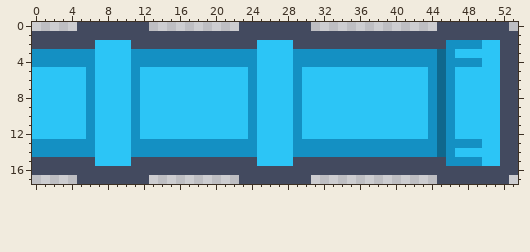
Pixel-art sprite, stored at ArcadeGameTemplate/Assets.xcassets/Group 2.imageset/Group 2.png. The picture above is the old version.
The file is 54x18 pixels.
After the commit:
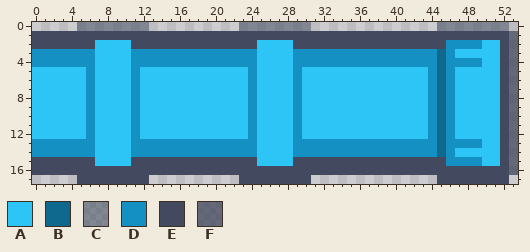
Palette (. is transparent): A #2cc5f6  B #0f688d  C #434b5f8c  D #1490c3  E #434a5f  F #444a5fc4
What changed:
{"y":0,"x":5,"old":"EEEEEEEE","new":"CCCCCCCC"}
{"y":0,"x":23,"old":"EEEEEEEE","new":"CCCCCCCC"}
{"y":0,"x":45,"old":"EEEEEEEE","new":"CCCCCCCC"}
{"y":1,"x":53,"old":"E","new":"F"}
{"y":2,"x":53,"old":"E","new":"F"}
{"y":3,"x":53,"old":"E","new":"F"}
{"y":4,"x":53,"old":"E","new":"F"}
{"y":5,"x":53,"old":"E","new":"F"}
{"y":6,"x":53,"old":"E","new":"F"}
{"y":7,"x":53,"old":"E","new":"F"}
{"y":8,"x":53,"old":"E","new":"F"}
{"y":9,"x":53,"old":"E","new":"F"}
{"y":10,"x":53,"old":"E","new":"F"}
{"y":11,"x":53,"old":"E","new":"F"}
{"y":12,"x":53,"old":"E","new":"F"}
{"y":13,"x":53,"old":"E","new":"F"}
{"y":14,"x":53,"old":"E","new":"F"}
{"y":15,"x":53,"old":"E","new":"F"}
{"y":16,"x":53,"old":"E","new":"F"}
{"label":"changed","picture_box":[77,22,149,31]}
{"label":"changed","picture_box":[239,22,311,31]}
{"label":"changed","picture_box":[437,22,518,175]}
